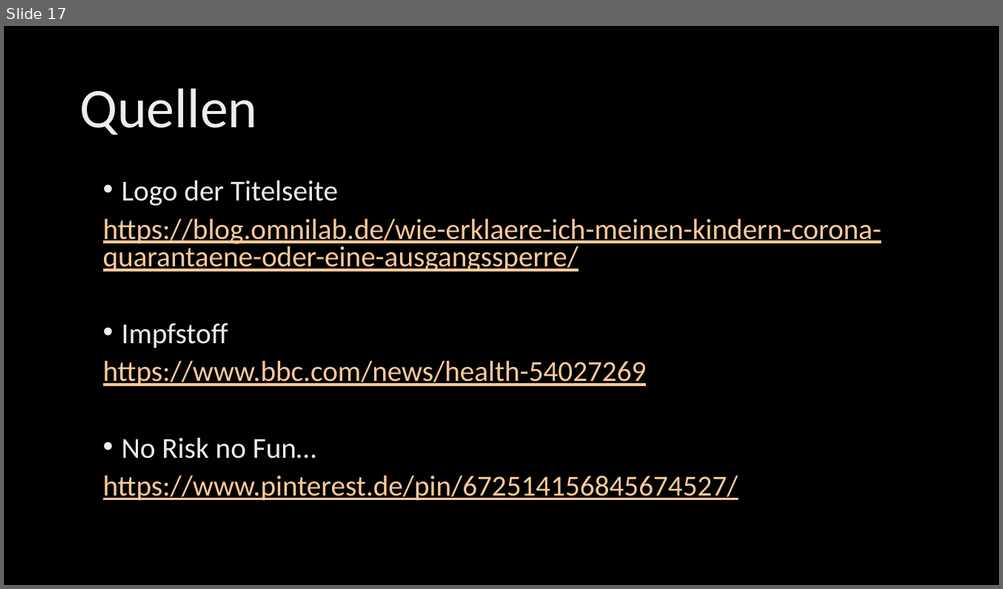
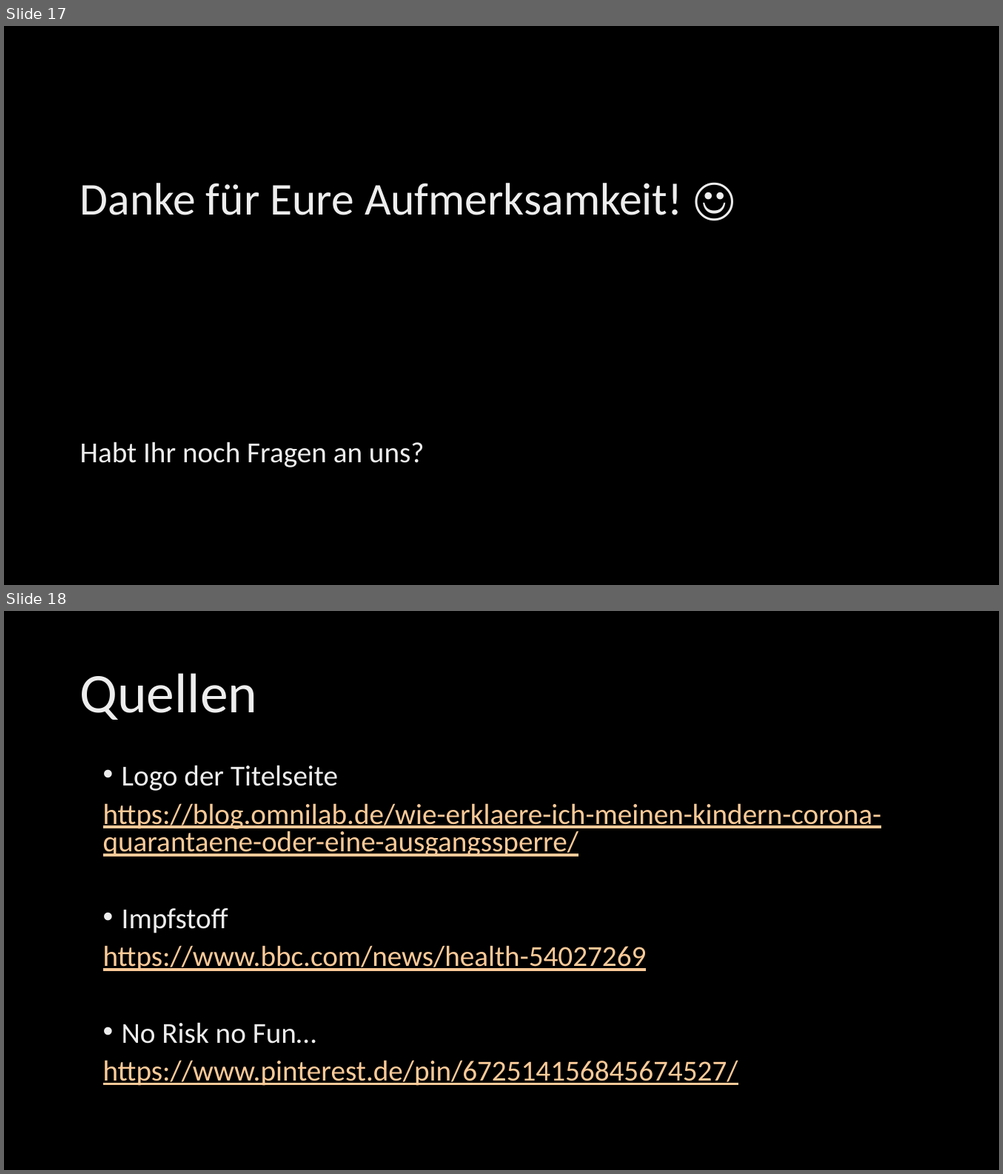
Before and after one commit to theweinzierl/Kektus2, a slide deck: Abgabe_02/Präsentation_Abgabe_02.pptx. Shown one above the other, each under a label of ours: slide 17 before the commit, slides 17 and 18 after it. The pictures are 1003x589 and 1003x1174 pixels, drawn with LibreOffice and Linux fonts; fonts in the diff are those of the drawing; background and template pictures are left out. Boxes give left, top, right and bottom in pixels: in the first picture for what was removed or moved away, otherwise in the second. Text is boxed around its words. In the diff, an @@ line names an element or a change of style, - is before the commit and + after.

```diff
--- a/Abgabe_02/Präsentation_Abgabe_02.pptx
+++ b/Abgabe_02/Präsentation_Abgabe_02.pptx
@@ slide 17 added at [4, 26, 999, 585], background picture (left out) @@
@@ title added at [80, 183, 682, 215], 44 pt, text gradient #BFBFBF to #EDEDED to #FFFFFF @@
+Danke für Eure Aufmerksamkeit! ☺
@@ text added at [80, 442, 424, 468], 28 pt, text gradient #BFBFBF to #EDEDED to #FFFFFF @@
+Habt Ihr noch Fragen an uns?
@@ what was slide 17 is now slide 18 @@
```
Also in this commit, not shown: 6 slides changed.
